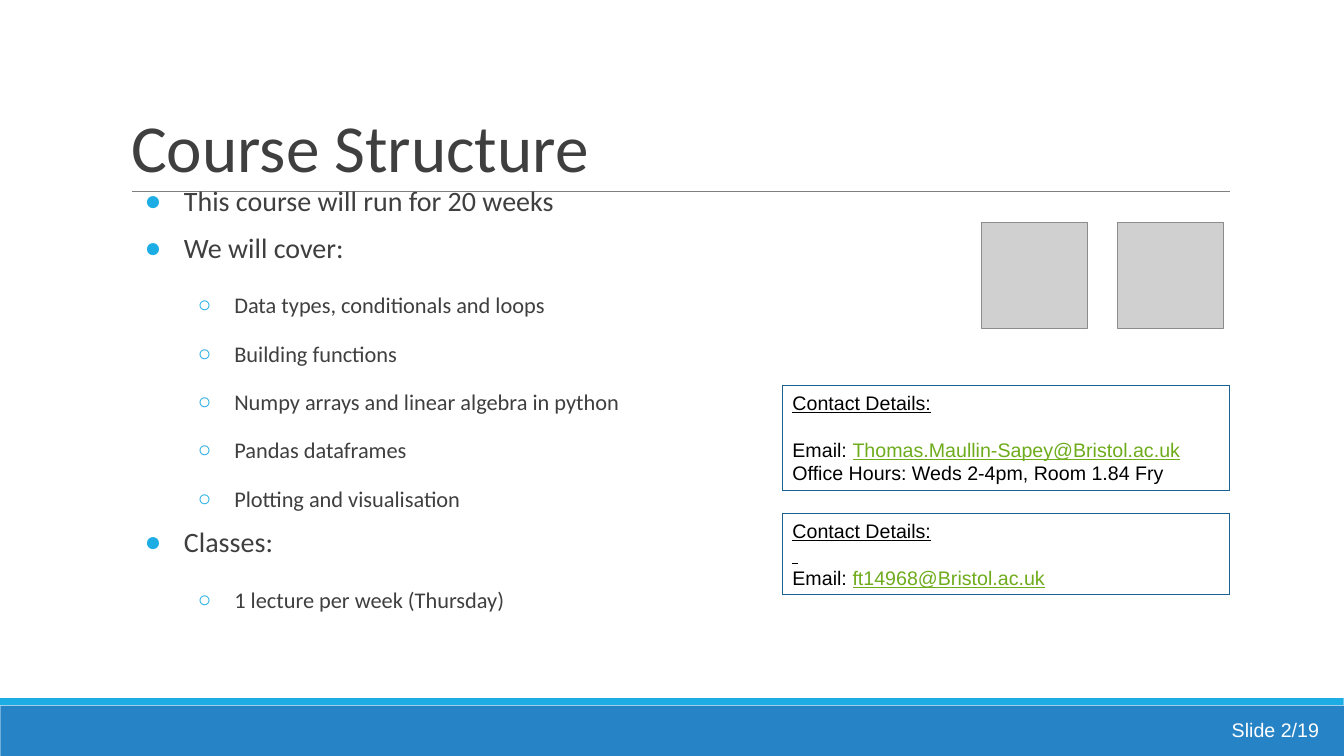
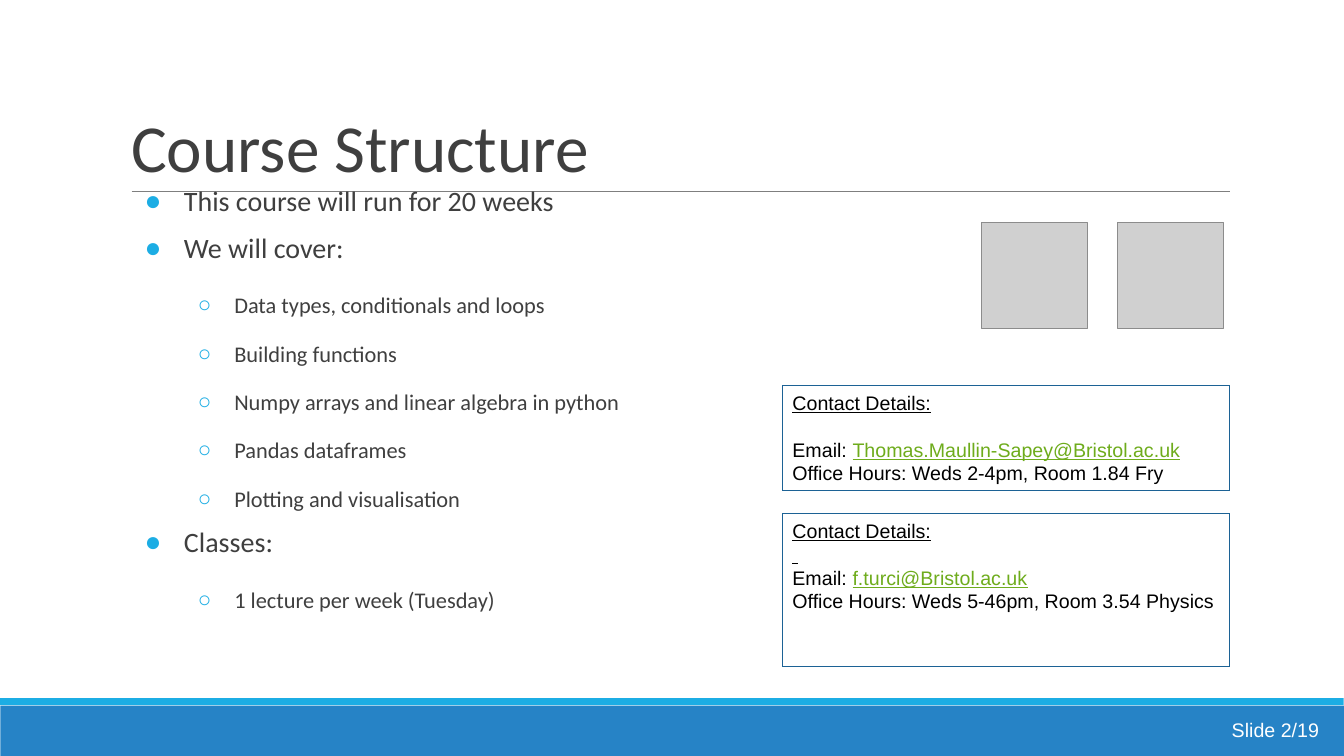
Before and after one commit to FTurci/intro-coding-data-analysis-mirror, a slide deck: slide 21 of 01/Lecture1_Introduction_And_Data_Types.pptx (slide 20 before the commit). Drawn at 1344x756 pixels with LibreOffice and Linux fonts; fonts in the diff are those of the drawing; grey boxes stand for pictures. Boxes give left, top, right and bottom in pixels: in the first picture for what was removed or moved away, otherwise in the second. Text is boxed around its words. In the diff, an @@ line names an element or a change of style, - is before the commit and + after.

```diff
--- a/01/Lecture1_Introduction_And_Data_Types.pptx
+++ b/01/Lecture1_Introduction_And_Data_Types.pptx
@@ rectangle "Contact Details:": place and size @@
-rectangle "Contact Details:" at <box>782,514,1230,596</box>
+rectangle "Contact Details:" at <box>782,514,1230,666</box>
@@ text at <box>234,592,495,612</box>: text changed @@
-  ○ 1 lecture per week (Thursday)
+  ○ 1 lecture per week (Tuesday)
@@ text in rectangle at <box>792,570,1214,612</box>: text changed; text colour #6EAC1C to #000000 @@
-Email: ft14968@Bristol.ac.uk
+Email: f.turci@Bristol.ac.uk
+Office Hours: Weds 5-46pm, Room 3.54 Physics
```
Also in this commit, not shown: 3 other slides changed, 1 slide added.
